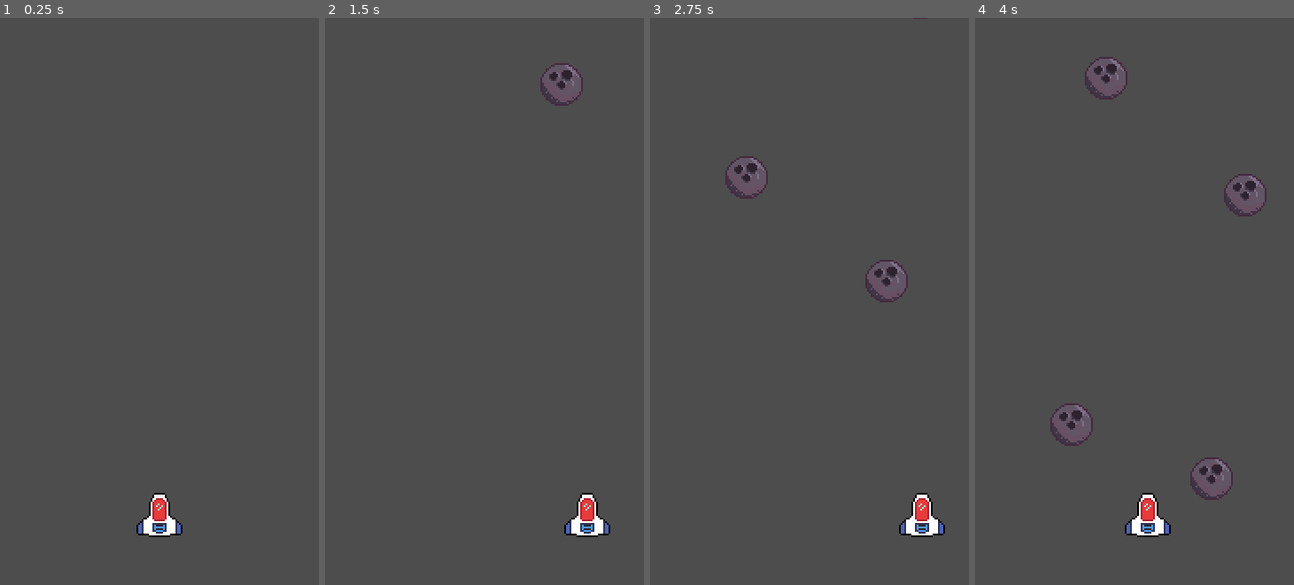
Above: before the commit, frames 1-4 (left to right).
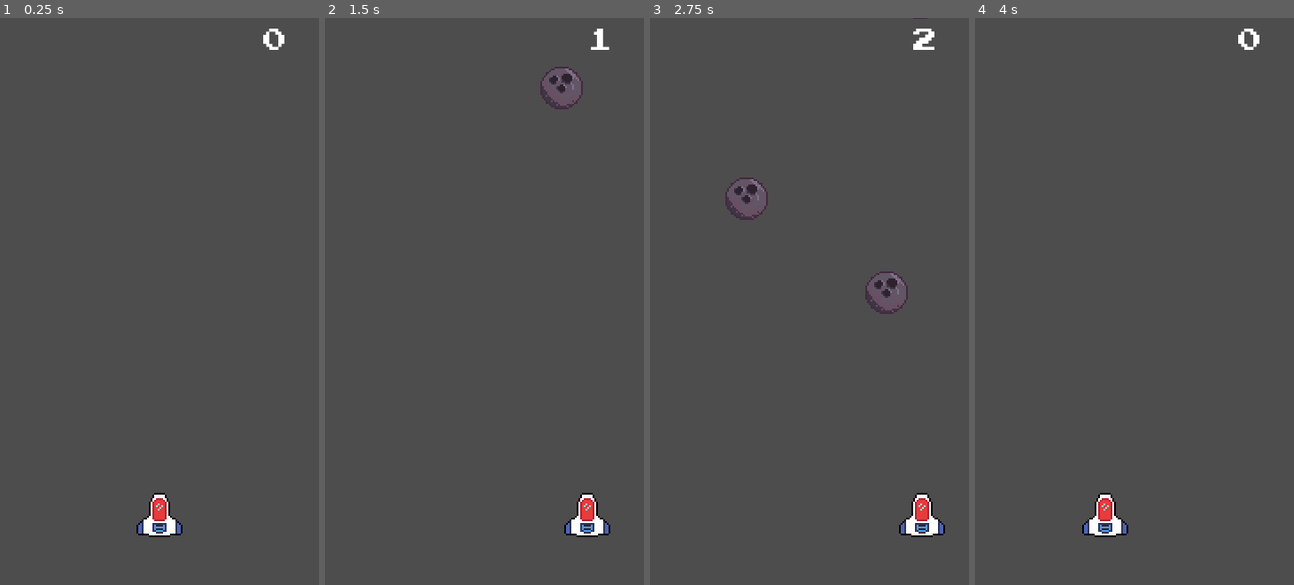
Above: after the commit, the same moments.

Repository: Araujo-Peter/Cosmic-Hopper
Game: Godot game, scene res://scenes/main.tscn
Same seed, same stepped clock (60 frames per second), same inputs: the game is played once before the commit and once after it.
Inputs (mouse positions are in pixels of both pictures, inside the frame that each line leads up to):
- Up to frame 1 (0.25 s): no input
- Up to frame 2 (1.5 s): tap Enter at 0.5 s; move the mouse to (554, 273) at 0.52 s; hold Right (move_right) 0.53-1.28 s; click (554, 273) at 0.67 s; move the mouse to (420, 329) at 1.27 s; hold Left (move_left) from 1.28 s (still down); click (420, 329) at 1.42 s
- Up to frame 3 (2.75 s): move the mouse to (841, 176) at 2.02 s; release Left (move_left) at 2.03 s; hold Right (move_right) from 2.03 s (still down); click (841, 176) at 2.17 s
- Up to frame 4 (4 s): move the mouse to (1118, 414) at 2.77 s; click (1118, 414) at 2.92 s; move the mouse to (1230, 386) at 3.52 s; release Right (move_right) at 3.53 s; hold Left (move_left) from 3.53 s (still down); click (1230, 386) at 3.67 s

The runs differ from the first frame. In frame 1, 0.1% of the frame differs, in the area x 82-90%, y 1-6%; in frame 2, 0.5%; in frame 3, 1.5%; in frame 4, 3.2%, in the area x 23-92%, y 1-92%.

Commit message:
Got a MVP running with ramping difficulty

Diff:
--- a/project.godot
+++ b/project.godot
@@ -40,3 +40,4 @@
 
 textures/canvas_textures/default_texture_filter=0
 renderer/rendering_method="mobile"
+textures/vram_compression/import_etc2_astc=true
--- a/scenes/AsteroidSpawner.gd
+++ b/scenes/AsteroidSpawner.gd
@@ -1,18 +1,23 @@
 extends Node
 
 @export var asteroid_scene: PackedScene
-@export var spawn_interval: float = 0.9
+@export var spawn_interval: float = 0.9 # starting spawn rate for the asteroids
+@export var min_spawn_interval: float = 0.3 # minimum spawn rate per second for each asteroid
 @export var horizontal_padding: float = 32.0
+@export var spawn_interval_decay: float = 0.012 # how much the spawn rate reduces, per spawn
 
 var _timer: Timer
 var _viewport_width: float
+var _current_interval: float
 
 func _ready() -> void:
 	randomize()
 	_viewport_width = get_viewport().get_visible_rect().size.x
 
+	_current_interval = spawn_interval
+
 	_timer = Timer.new()
-	_timer.wait_time = spawn_interval
+	_timer.wait_time = _current_interval
 	_timer.one_shot = false
 	_timer.autostart = true
 	add_child(_timer)
@@ -29,3 +34,9 @@
 	asteroid.global_position = Vector2(x, -32.0)
 
 	get_tree().current_scene.add_child(asteroid)
+
+	# after spawning, speed up the next spawn
+	_current_interval = max(min_spawn_interval, _current_interval - spawn_interval_decay)
+	_timer.wait_time = _current_interval
+
+	print("Current spawn interval: ", _current_interval)
--- a/scenes/asteroid.gd
+++ b/scenes/asteroid.gd
@@ -1,7 +1,7 @@
 extends Area2D
 
 @export var speed_min: float = 160.0
-@export var speed_max: float = 260.0
+@export var speed_max: float = 300.0
 @export var extra_offscreen_margin: float = 64.0
 
 var _vy: float = 0.0
--- /dev/null
+++ b/scenes/main.gd
@@ -0,0 +1,10 @@
+extends Node2D
+
+@onready var score_label: Label = $UI/ScoreLabel
+
+var score: float = 0.0
+
+func _process(delta: float) -> void:
+	# Score goes up over time (1 point per second)\
+	score += delta
+	score_label.text = str(int(score))
--- a/scenes/main.tscn
+++ b/scenes/main.tscn
@@ -1,10 +1,13 @@
-[gd_scene load_steps=4 format=3 uid="uid://bacoltlmuf1go"]
+[gd_scene load_steps=6 format=3 uid="uid://bacoltlmuf1go"]
 
+[ext_resource type="Script" uid="uid://5gww60ilacp4" path="res://scenes/main.gd" id="1_jyhfs"]
 [ext_resource type="PackedScene" uid="uid://clqe0xbaagpss" path="res://scenes/player.tscn" id="1_o5qli"]
 [ext_resource type="Script" uid="uid://cralafaqx5qte" path="res://scenes/AsteroidSpawner.gd" id="2_0wfyh"]
 [ext_resource type="PackedScene" uid="uid://t5dfp1b8cvot" path="res://scenes/asteroid.tscn" id="3_sugp2"]
+[ext_resource type="FontFile" uid="uid://c5d80qxr3p2eq" path="res://assets/fonts/ARCADECLASSIC.TTF" id="5_tbgi4"]
 
 [node name="Main" type="Node2D"]
+script = ExtResource("1_jyhfs")
 
 [node name="Camera2D" type="Camera2D" parent="."]
 offset = Vector2(180, 320)
@@ -15,3 +18,14 @@
 [node name="AsteroidSpawner" type="Node" parent="."]
 script = ExtResource("2_0wfyh")
 asteroid_scene = ExtResource("3_sugp2")
+
+[node name="UI" type="CanvasLayer" parent="."]
+
+[node name="ScoreLabel" type="Label" parent="UI"]
+offset_left = 260.0
+offset_right = 360.0
+offset_bottom = 49.0
+theme_override_fonts/font = ExtResource("5_tbgi4")
+theme_override_font_sizes/font_size = 48
+text = "0"
+horizontal_alignment = 1
--- a/scenes/player.gd
+++ b/scenes/player.gd
@@ -8,26 +8,52 @@
 var _x_min: float
 var _x_max: float
 
+var _touch_left: bool = false
+var _touch_right: bool = false
+var viewport_width: float = 0.0
+
 func _ready() -> void:
-	var viewport_width: float = get_viewport_rect().size.x
+	viewport_width = get_viewport_rect().size.x
 	_x_min = horizontal_padding
 	_x_max = viewport_width - horizontal_padding
 
 func _physics_process(delta: float) -> void:
 	var target_vx: float = 0.0
 
-	if Input.is_action_pressed("move_left"):
+	var left_pressed := Input.is_action_pressed("move_left") or _touch_left
+	var right_pressed := Input.is_action_pressed("move_right") or _touch_right
+
+	if left_pressed and not right_pressed:
 		target_vx = -max_speed
-	elif Input.is_action_pressed("move_right"):
+	elif right_pressed and not left_pressed:
 		target_vx = max_speed
 
 	_vx = lerp(_vx, target_vx, accel*delta)
+
 	var pos := global_position
 	pos.x += _vx * delta
 	pos.x = clamp(pos.x, _x_min, _x_max)
 	global_position = pos
 
-
 func _on_area_entered(area: Area2D) -> void:
 	if area.is_in_group("asteroid"):
 		get_tree().reload_current_scene()
+
+func _unhandled_input(event: InputEvent) -> void:
+	# Mouse clicks in browser also count as touch
+	if event is InputEventScreenTouch or event is InputEventMouseButton:
+		var pressed := event.is_pressed()
+		var pos: Vector2 = event.position
+
+		if pressed:
+			# Decide which half of the screen was tapped
+			if pos.x < viewport_width * 0.5:
+				_touch_left = true
+				_touch_right = false
+			else:
+				_touch_left = false
+				_touch_right = true
+		else:
+			# Finger/mouse is released: stop touch movement
+			_touch_left = false
+			_touch_right = false
Binary file added: assets/fonts/ARCADECLASSIC.TTF
Not shown, added: assets/fonts/ARCADECLASSIC.TTF.import
Not shown, added: export_presets.cfg
Not shown, added: scenes/main.gd.uid
Not shown, added: builds/v0.1/Cosmic Hopper.apple-touch-icon.png
Not shown, added: builds/v0.1/Cosmic Hopper.audio.position.worklet.js
Not shown, added: builds/v0.1/Cosmic Hopper.audio.worklet.js
Not shown, added: builds/v0.1/Cosmic Hopper.html
Not shown, added: builds/v0.1/Cosmic Hopper.icon.png
Not shown, added: builds/v0.1/Cosmic Hopper.js
Not shown, added: builds/v0.1/Cosmic Hopper.pck
Not shown, added: builds/v0.1/Cosmic Hopper.png
(and 1 more such lines)
